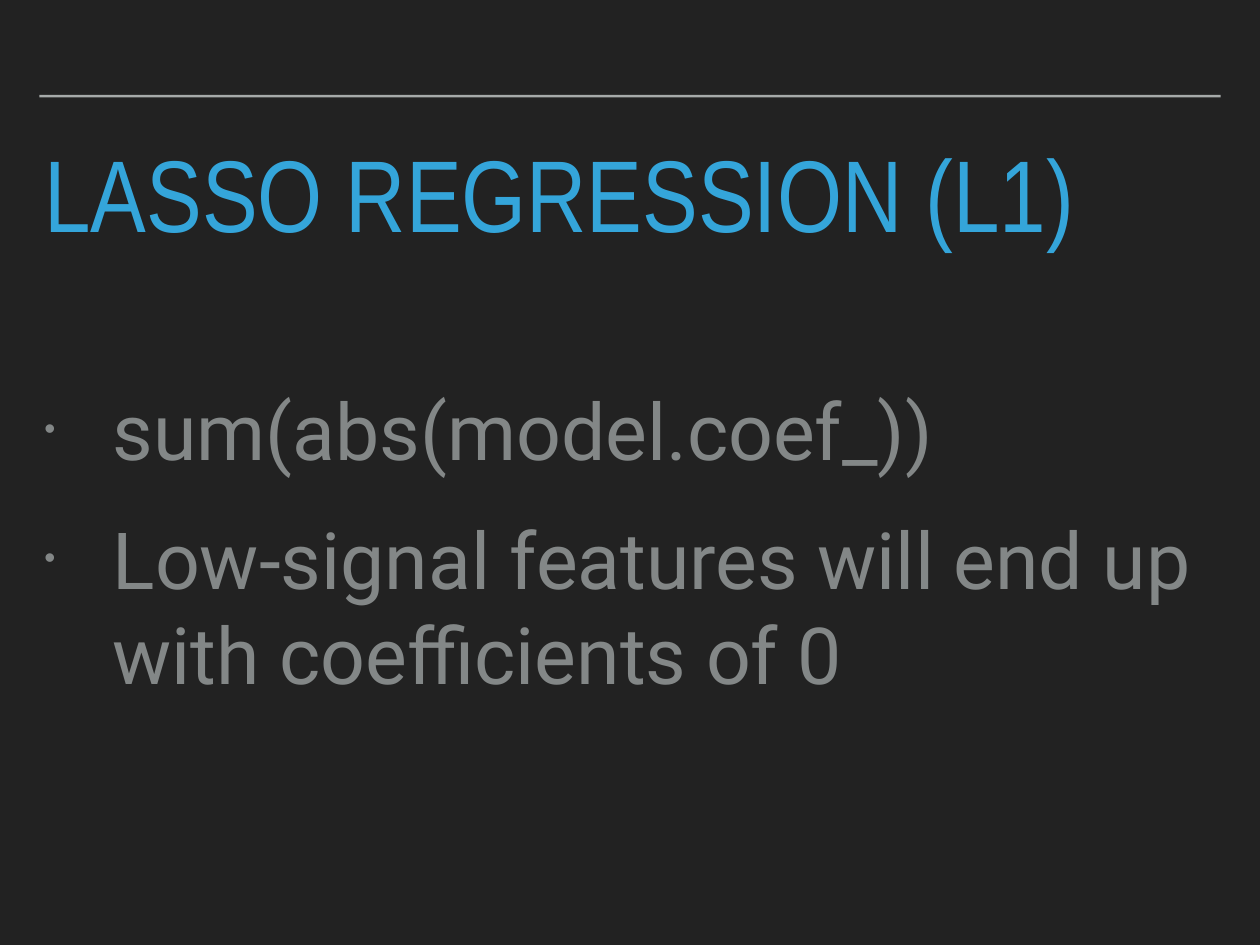
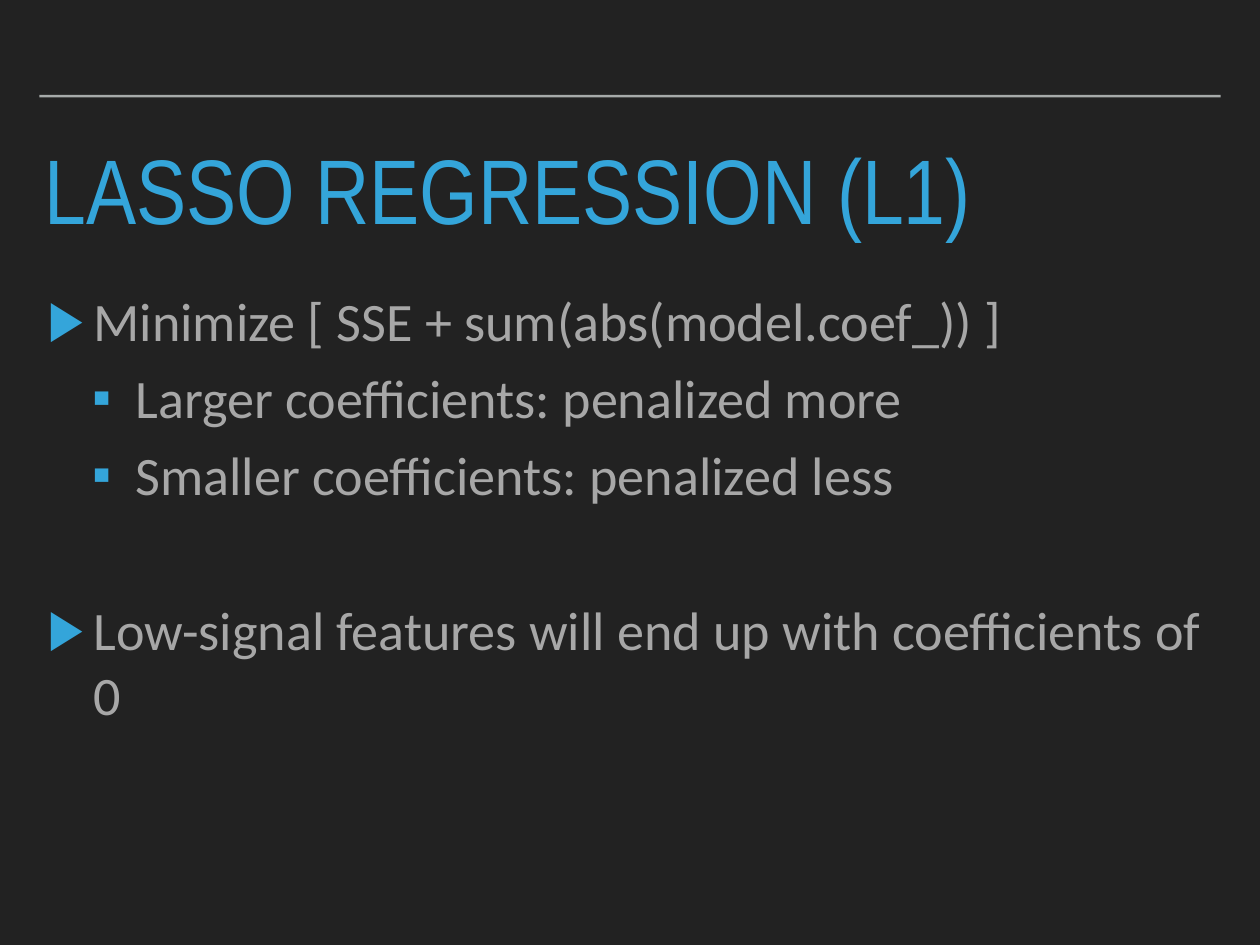
Before and after one commit to patricks1/noble-machine-learning, a slide deck: slide 22 of Session3/Session3_Slides.pptx (slide 18 before the commit). Drawn at 1260x945 pixels with LibreOffice and Linux fonts; fonts in the diff are those of the drawing. Boxes give left, top, right and bottom in pixels: in the first picture for what was removed or moved away, otherwise in the second. Text is boxed around its words. In the diff, an @@ line names an element or a change of style, - is before the commit and + after.

```diff
--- a/Session3/Session3_Slides.pptx
+++ b/Session3/Session3_Slides.pptx
@@ title "LASSO REGRESSION (L1)" at (x1=44, y1=157, x2=970, y2=241): size 82.8 to 74.5 pt @@
@@ text "Minimize [ SSE + sum(abs(model.coef_)) ..." moved from (x1=113, y1=397, x2=1191, y2=685) to (x1=93, y1=301, x2=1200, y2=716) @@
@@ text at (x1=93, y1=301, x2=972, y2=504): text changed; size 64 to 44 pt; font Roboto to Calibri; text colour #838787 to #A7A7A7 @@
-• sum(abs(model.coef_))
+▶ Minimize [ SSE + sum(abs(model.coef_)) ]
+  ▪ Larger coefficients: penalized more
+  ▪ Smaller coefficients: penalized less
@@ text at (x1=93, y1=612, x2=1200, y2=716): size 64 to 44 pt, font Roboto to Calibri, text colour #838787 to #A7A7A7 in "Low-signal features will end up with coefficients ..."; bullet • to ▶; less space between paragraphs @@
```
Also in this commit, not shown: 11 other slides changed, 6 slides added, 2 slides removed, 26 other files.
